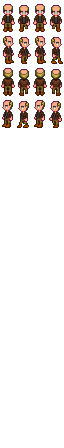
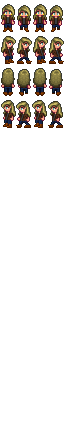
Layer changes from the first (64, 448) image to the second:
showed "AnaSprite.png", painted on it over 1, 4, 64, 128
hid "ZechSprite.png" over 1, 4, 63, 128
